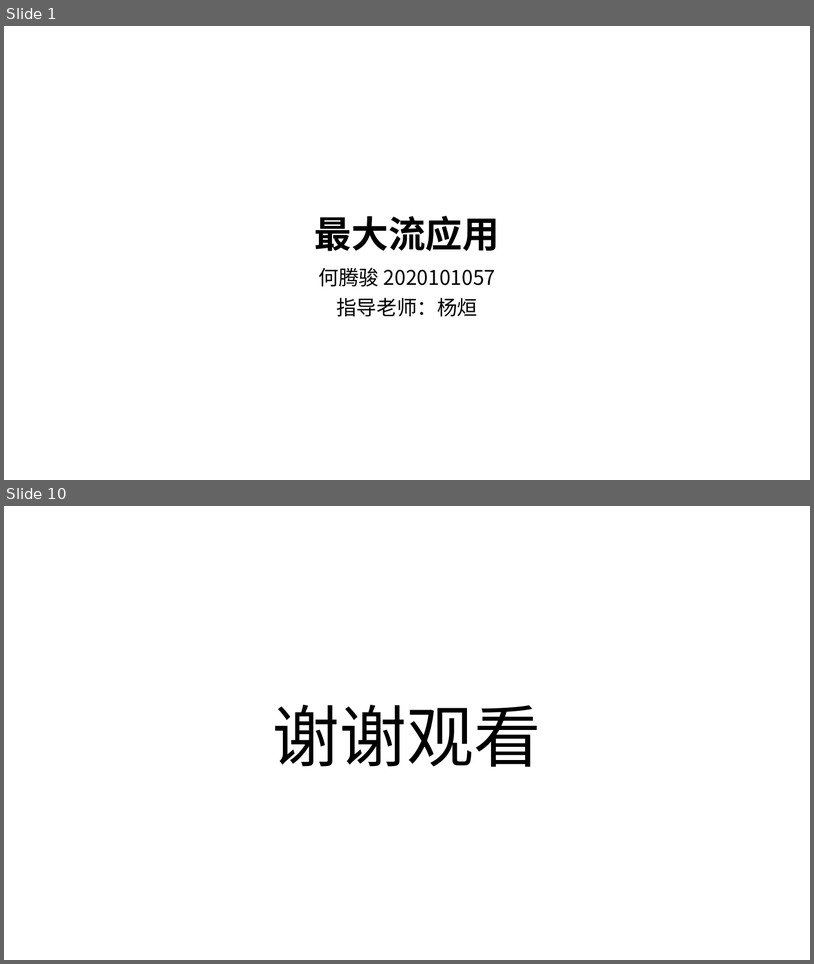
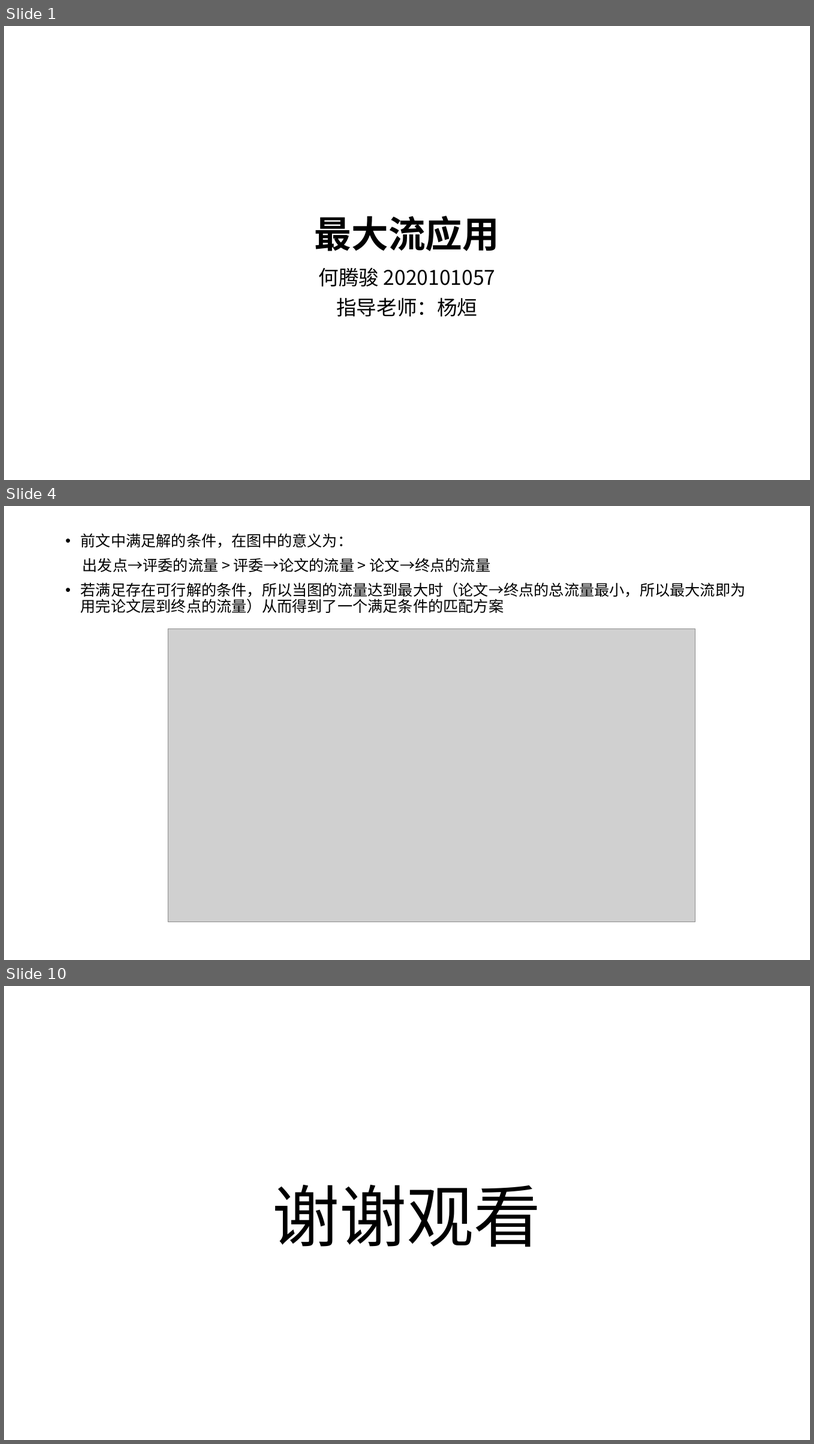
Before and after one commit to VirtualPuffer/Algorithm_Experiment, a slide deck: report/实验6/算法实验06.pptx. Shown one above the other, each under a label of ours: slides 1 and 10 before the commit, slides 1, 4 and 10 after it; the slides between them are not shown. The pictures are 814x964 and 814x1444 pixels, drawn with LibreOffice and Linux fonts; fonts in the diff are those of the drawing; grey boxes stand for pictures. Boxes give left, top, right and bottom in pixels: in the first picture for what was removed or moved away, otherwise in the second. Text is boxed around its words. In the diff, an @@ line names an element or a change of style, - is before the commit and + after.

```diff
--- a/report/实验6/算法实验06.pptx
+++ b/report/实验6/算法实验06.pptx
@@ slide 4 added at (4,506,810,960), background #FFFFFF @@
@@ text added at (81,533,746,613), 18 pt, text #000000 @@
+• 前文中满足解的条件，在图中的意义为：
+出发点→评委的流量 > 评委→论文的流量 > 论文→终点的流量
+• 若满足存在可行解的条件，所以当图的流量达到最大时（论文→终点的总流量最小，所以最大流即为用完论文层到终点的流量）从而得到了一个满足条件的匹配方案
@@ picture added at (168,629,696,922) @@
```
Also in this commit, not shown: 1 slide changed, 6 other slides added, 7 slides removed, 2 other files.
